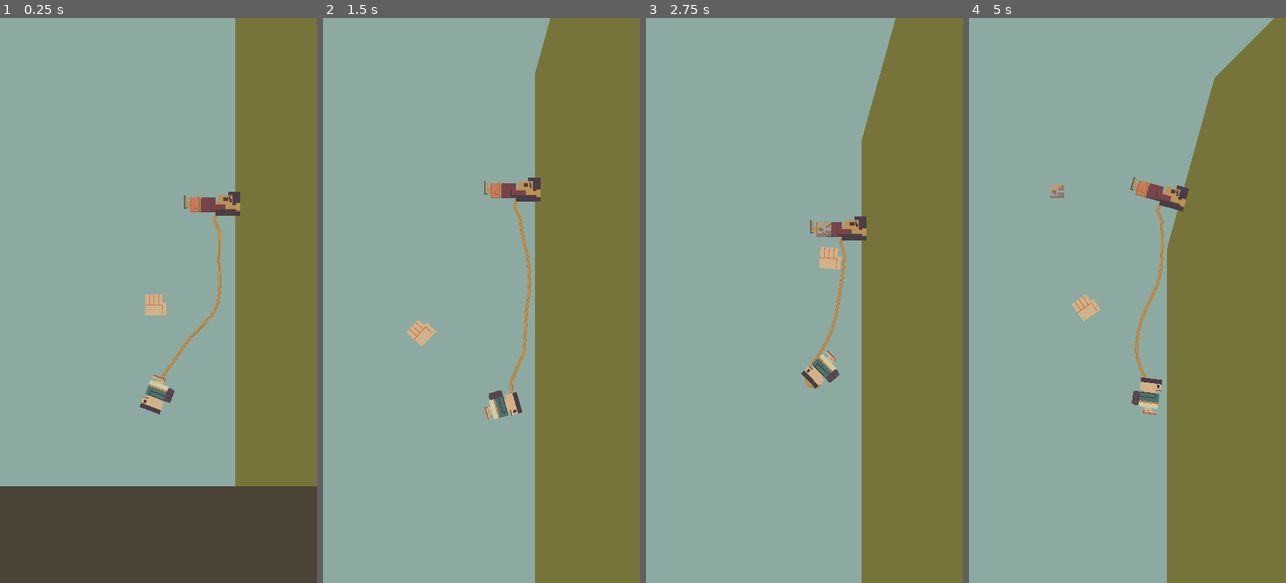
Above: before the commit, frames 1-4 (left to right).
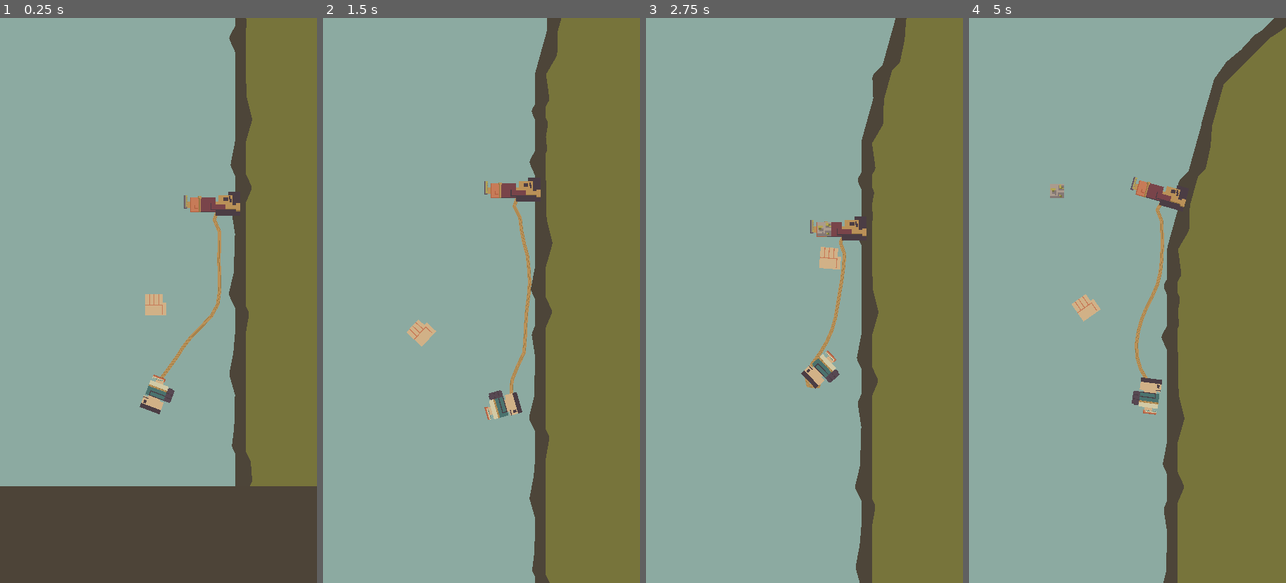
Above: after the commit, the same moments.

Repository: Birdboys/fitToScale
Game: Godot game, scene res://scenes/endless_level_scene.tscn
Two runs of this game, one before a commit and one after it. Both use one fixed random seed, a clock stepped at 60 frames per second and the inputs below.
Inputs (mouse positions are in pixels of both pictures, inside the frame that each line leads up to):
- Up to frame 1 (0.25 s): no input
- Up to frame 2 (1.5 s): move the mouse to (551, 272) at 0.52 s; click (551, 272) at 0.6 s; move the mouse to (418, 328) at 1.27 s; tap P (test) at 1.35 s; click (418, 328) at 1.42 s
- Up to frame 3 (2.75 s): move the mouse to (836, 176) at 2.02 s; click (836, 176) at 2.1 s
- Up to frame 4 (5 s): move the mouse to (1111, 413) at 2.77 s; tap P (test) at 2.85, 4.35 s; click (1111, 413) at 2.92 s; move the mouse to (1222, 385) at 3.52 s; click (1222, 385) at 3.6 s; move the mouse to (1032, 215) at 4.27 s; click (1032, 215) at 4.42 s

The runs differ from the first frame. In frame 1, 3.3% of the frame differs, in the area x 72-80%, y 0-83%; in frame 2, 4.0%; in frame 3, 4.1%; in frame 4, 4.2%, in the area x 60-100%, y 0-100%.

Commit message:
added cute little rocky edge

Diff:
--- a/scenes/mountain_path.tscn
+++ b/scenes/mountain_path.tscn
@@ -19,8 +19,16 @@
 
 [node name="pathLine" type="Line2D" parent="."]
 closed = true
-width = 24.0
-default_color = Color(0.466667, 0.454902, 0.231373, 1)
+width = 8.0
+default_color = Color(0.301961, 0.270588, 0.223529, 1)
 joint_mode = 2
 begin_cap_mode = 2
 end_cap_mode = 2
+
+[node name="rockLine" type="Line2D" parent="."]
+closed = true
+width = 24.0
+default_color = Color(0.301961, 0.270588, 0.223529, 1)
+joint_mode = 2
+begin_cap_mode = 2
+end_cap_mode = 2
--- a/scripts/mountain_path.gd
+++ b/scripts/mountain_path.gd
@@ -3,6 +3,9 @@
 @onready var colShape := $mountainCol/colShape
 @onready var mountainCol := $mountainCol
 @onready var pathLine := $pathLine
+@onready var rockLine := $rockLine
+@onready var max_line_offset := 16
+@onready var path_line_points := 8
 var start_point : Vector2
 var end_point : Vector2
 var angle : float
@@ -23,3 +26,15 @@
 	seg.b = Vector2(end.x, end.y)
 	colShape.shape = seg
 	angle = rot
+
+	createPathLine()
+
+func createPathLine():
+	var new_points = [Vector2(0,0)]
+	var offset_vector = Vector2.UP.rotated(angle + PI/2)
+	for x in range(1, path_line_points-1):
+		print(float(x+1)/float(path_line_points))
+		var og_point = to_local(end_point) * float(x)/float(path_line_points)
+		new_points.append(og_point + offset_vector * int(randf_range(-1.0,1.0) * max_line_offset))
+	new_points.append(to_local(end_point))
+	rockLine.points = new_points
